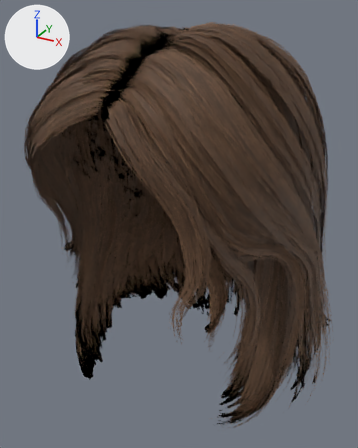
Before and after pictures for a commit that changed the glTF model clothing/female/hair/hair_2.glb.
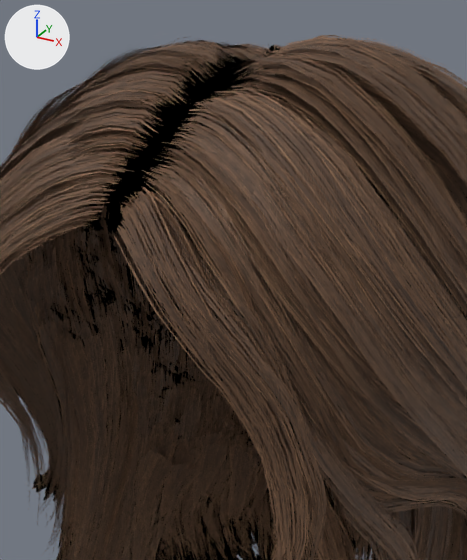
Each version is shown whole from a 50 mm lens placed at (0.173, -0.305, 1.751), pointed at (-0.001, 0.011, 1.593), then close up on the part from 13% to 79% of the width and 1% to 64% of the height. Every picture has the same lights, and +X, +Y and +Z are marked at upper left. The first two pictures are the older version.

Objects in the first close-up: 'hair_2'.
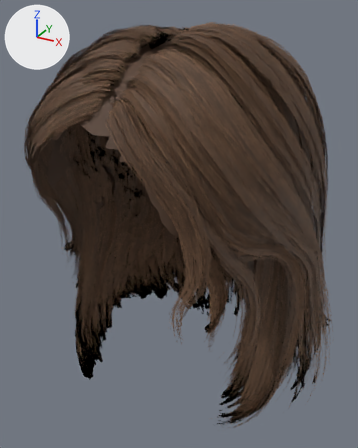
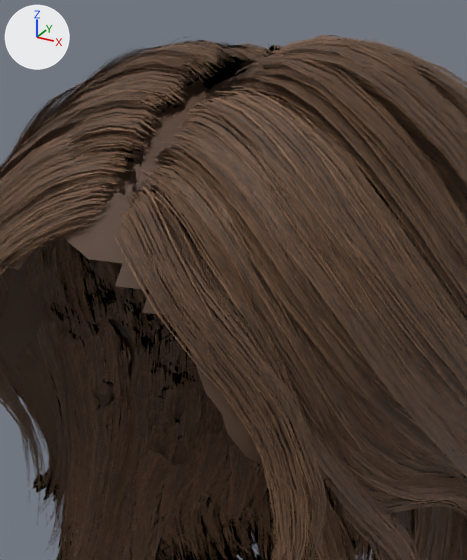
Boxes (x1, y1, x2, y2) around the edits, measured in the close-ups (467 x 560 px):
part 1 of me_hair_2, added (mostly hidden): after (0, 67, 373, 522)

What the commit changed:
me_hair_2 is used by ob_hair_2; location (0.0, 0.0, 0.0).
me_hair_2 had 46893 vertices, 44051 faces and spanned x -0.133..0.134, y -0.104..0.125, z 1.436..1.743.
me_hair_2 now has 47639 vertices, 45390 faces and spans x -0.133..0.134, y -0.104..0.125, z 1.436..1.743.
me_hair_2 part 1: a new loose piece of 746 vertices spanning x -0.08..0.083, y -0.099..0.087, z 1.598..1.733, in mat_hair_2.
